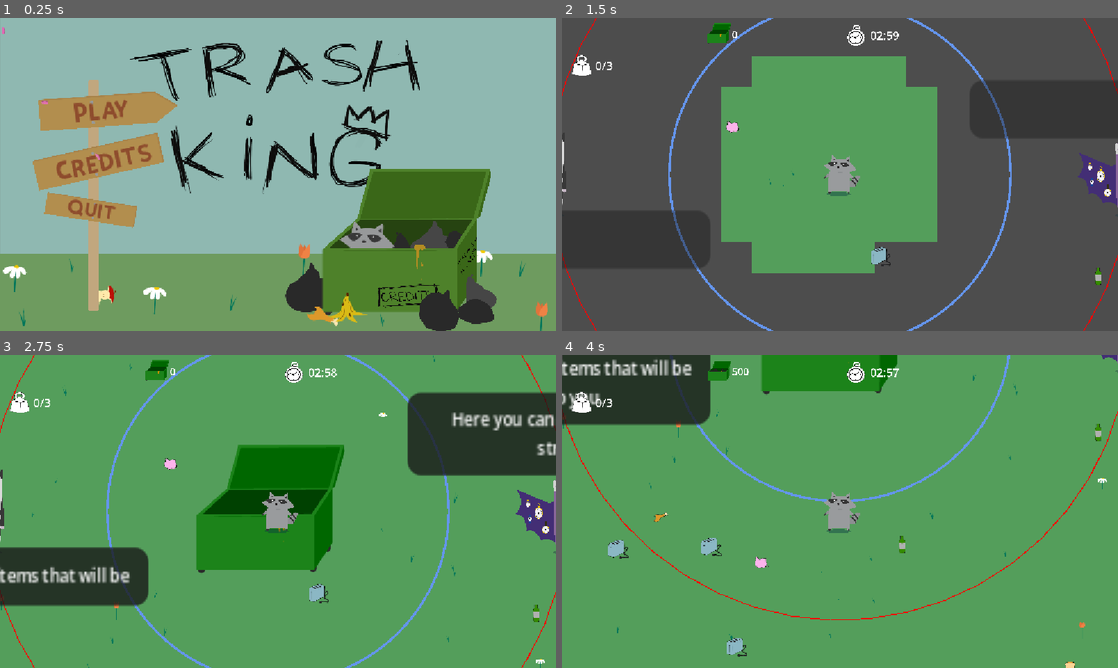
Above: before the commit, frames 1-4 (two rows, left to right).
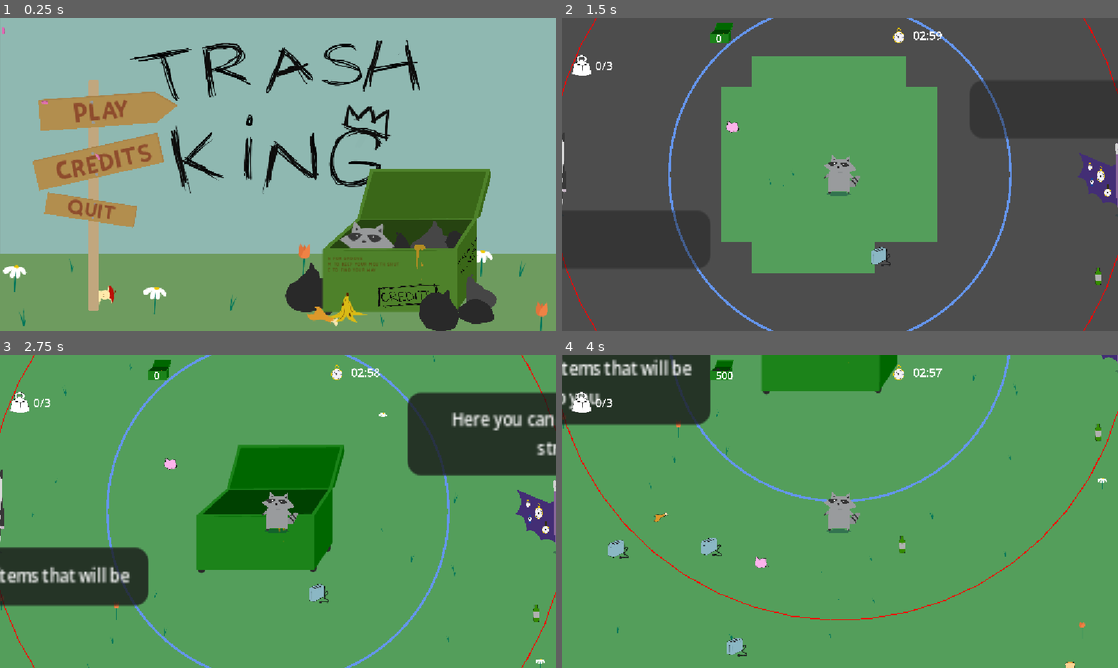
Above: after the commit, the same moments.

Repository: Lu-ni/upsi-jam-6
Game: Godot game, scene res://scenes/MainMenu.tscn
Same seed, same stepped clock (60 frames per second), same inputs: the game is played once before the commit and once after it. The engine's default icon, where the game draws it, is replaced by a stand-in: a white triangle on a blue panel in a dark square. Sound files missing from this copy of the repository are replaced by a short silence.
Inputs (mouse positions are in pixels of both pictures, inside the frame that each line leads up to):
- Up to frame 1 (0.25 s): no input
- Up to frame 2 (1.5 s): click "Credits" at 0.5 s; click "Play" at 1.25 s
- Up to frame 3 (2.75 s): tap Enter at 2 s; move the mouse to (400, 495) at 2.02 s; hold Right (shop_right) from 2.03 s (still down); tap N (next_track, bound only after the commit) at 2.1 s; tap Down (shop_buy) at 2.27 s
- Up to frame 4 (4 s): move the mouse to (728, 527) at 2.77 s; release Right (shop_right) at 2.78 s; hold S (ui_down) 2.78-3.53 s; tap E (petals) at 2.85 s; tap Down (shop_buy) at 3.02 s; tap N (next_track, bound only after the commit) at 3.05, 3.6 s; move the mouse to (895, 442) at 3.52 s; hold Right (shop_right) from 3.53 s (still down)

The runs differ from the first frame. In frame 1, less than 0.1% of the frame differs, in the area x 59-72%, y 76-82%; in frame 2, 0.4%; in frame 3, 0.4%; in frame 4, 0.5%, in the area x 26-69%, y 1-9%.

Commit message:
I NEED TO SLEEP

Diff:
--- a/globals/Manager.gd
+++ b/globals/Manager.gd
@@ -6,11 +6,26 @@
 var world: Node = null
 var pause_menu: Node = null
 var end_menu: Node = null
+var music: AudioStreamPlayer2D = null
+
+var mute: bool = false
+var track = 0
+var tracks: Array[String] = [
+	"res://assets/audio/music/Thief's groove.mp3",
+	"res://assets/audio/music/Goofy goober.mp3",
+	"res://assets/audio/music/Cheeky chase.mp3",
+	"res://assets/audio/music/Garbage groove.mp3",
+	"res://assets/audio/music/Racoon's play.mp3",
+]
 
 var initialized: bool = false
 
 func _process(delta: float) -> void:
 	if not initialized:
+		music = AudioStreamPlayer2D.new()
+		music.max_distance = 100000
+		get_tree().root.add_child(music)
+		music.finished.connect(play_next_track)
 		hud = load("res://scenes/HUD.tscn").instantiate()
 		end_menu = load("res://scenes/end_menu.tscn").instantiate()
 		get_tree().root.add_child(hud)
@@ -19,8 +34,15 @@
 		end_menu.visible = false
 		initialized = true
 		menu = get_tree().root.get_node("MainMenu")
+		play_next_track()
 	if Input.is_action_just_pressed("ui_cancel") and in_game:
 		go_to_end_menu()
+	if Input.is_action_just_pressed("next_track"):
+		play_next_track()
+	if Input.is_action_just_pressed("mute"):
+		mute = !mute
+		if mute: music.stop()
+		else: music.play()
 
 func _ready() -> void:
 	pass
@@ -66,3 +88,8 @@
 	PlayerInfo.max_inventory = BaseDataValues.base_max_inventory
 
 	Signals.inventory_updated.emit()
+
+func play_next_track():
+	track = (track + 1) % tracks.size()
+	music.stream = load(tracks[track])
+	music.play()
--- a/project.godot
+++ b/project.godot
@@ -93,3 +93,13 @@
 "events": [Object(InputEventKey,"resource_local_to_scene":false,"resource_name":"","device":-1,"window_id":0,"alt_press …(192 unchanged characters)…
 ]
 }
+next_track={
+"deadzone": 0.2,
+"events": [Object(InputEventKey,"resource_local_to_scene":false,"resource_name":"","device":-1,"window_id":0,"alt_pressed":false,"shift_pressed":false,"ctrl_pressed":false,"meta_pressed":false,"pressed":false,"keycode":0,"physical_keycode":78,"key_label":0,"unicode":110,"location":0,"echo":false,"script":null)
+]
+}
+mute={
+"deadzone": 0.2,
+"events": [Object(InputEventKey,"resource_local_to_scene":false,"resource_name":"","device":-1,"window_id":0,"alt_pressed":false,"shift_pressed":false,"ctrl_pressed":false,"meta_pressed":false,"pressed":false,"keycode":0,"physical_keycode":77,"key_label":0,"unicode":109,"location":0,"echo":false,"script":null)
+]
+}
--- a/scenes/HUD.tscn
+++ b/scenes/HUD.tscn
@@ -4,27 +4,27 @@
 [ext_resource type="Texture2D" uid="uid://t17t3iqkesbp" path="res://icon.svg" id="1_qpvh6"]
 [ext_resource type="Texture2D" uid="uid://c3xvahy864geu" path="res://assets/icons/pods.png" id="3_1etfg"]
 [ext_resource type="Texture2D" uid="uid://bjqu23rdcmm5g" path="res://assets/sprites/bin-sprite-sheet.png" id="4_nysna"]
-[ext_resource type="Texture2D" uid="uid://dvcvkmdpnf7gc" path="res://assets/icons/time.png" id="5_f6qnu"]
+[ext_resource type="Texture2D" uid="uid://dw6lj2fnwtmn0" path="res://assets/sprites/hub/clock2.png" id="5_nysna"]
 
 [node name="Hud" type="CanvasLayer" unique_id=1218645215]
 script = ExtResource("1_fls4u")
 
 [node name="ItemList" type="VBoxContainer" parent="." unique_id=1672027048]
-offset_left = 29.0
-offset_top = 142.0
-offset_right = 157.0
-offset_bottom = 1472.303
-scale = Vector2(0.33, 0.33)
+offset_left = 28.999998
+offset_top = 165.0
+offset_right = 120.0
+offset_bottom = 1488.303
 size_flags_stretch_ratio = 0.0
 
 [node name="TextureRect2" type="TextureRect" parent="ItemList" unique_id=1341948677]
 layout_mode = 2
 texture = ExtResource("1_qpvh6")
-stretch_mode = 2
+expand_mode = 2
 
 [node name="TextureRect" type="TextureRect" parent="ItemList" unique_id=1478821820]
 layout_mode = 2
 texture = ExtResource("1_qpvh6")
+expand_mode = 2
 
 [node name="Weight" type="Sprite2D" parent="." unique_id=880909006]
 position = Vector2(41.000004, 99.00001)
@@ -40,7 +40,7 @@
 text = "0"
 
 [node name="Value" type="Sprite2D" parent="." unique_id=1959881150]
-position = Vector2(328, 33)
+position = Vector2(333, 32)
 scale = Vector2(0.16, 0.16)
 texture = ExtResource("4_nysna")
 hframes = 4
@@ -48,17 +48,17 @@
 frame = 3
 
 [node name="Label" type="Label" parent="Value" unique_id=205730385]
-offset_left = 149.99954
-offset_top = -81.25
-offset_right = 1199.9995
-offset_bottom = 94.75
+offset_left = -87.50006
+offset_top = -25.0
+offset_right = 962.49994
+offset_bottom = 151.0
 theme_override_font_sizes/font_size = 129
 text = "0"
 
 [node name="Time" type="Sprite2D" parent="." unique_id=1727786038]
-position = Vector2(609.00006, 36)
+position = Vector2(698.00006, 36)
 scale = Vector2(0.255, 0.255)
-texture = ExtResource("5_f6qnu")
+texture = ExtResource("5_nysna")
 
 [node name="Label" type="Label" parent="Time" unique_id=687337136]
 offset_left = 116.12904
--- a/scenes/MainMenu.tscn
+++ b/scenes/MainMenu.tscn
@@ -151,48 +151,6 @@
 theme_override_font_sizes/font_size = 41
 text = "Play"
 
-[node name="Credits" type="Button" parent="." unique_id=822284143]
-anchors_preset = 8
-anchor_left = 0.5
-anchor_top = 0.5
-anchor_right = 0.5
-anchor_bottom = 0.5
-offset_left = 66.0
-offset_top = 255.99997
-offset_right = 349.6169
-offset_bottom = 338.61008
-grow_horizontal = 2
-grow_vertical = 2
-rotation = -0.17802358
-theme_override_styles/normal = SubResource("StyleBoxFlat_7la6k")
-theme_override_styles/normal_mirrored = SubResource("StyleBoxFlat_7la6k")
-theme_override_styles/pressed = SubResource("StyleBoxFlat_7la6k")
-theme_override_styles/pressed_mirrored = SubResource("StyleBoxFlat_7la6k")
-theme_override_styles/hover = SubResource("StyleBoxFlat_7la6k")
-theme_override_styles/hover_mirrored = SubResource("StyleBoxFlat_7la6k")
-theme_override_styles/hover_pressed = SubResource("StyleBoxFlat_7la6k")
-theme_override_styles/hover_pressed_mirrored = SubResource("StyleBoxFlat_7la6k")
-theme_override_styles/disabled = SubResource("StyleBoxFlat_7la6k")
-theme_override_styles/disabled_mirrored = SubResource("StyleBoxFlat_7la6k")
-theme_override_styles/focus = SubResource("StyleBoxFlat_7la6k")
-icon = ExtResource("7_l4mxc")
-expand_icon = true
-script = ExtResource("12_duata")
-fall_distance = 400.0
-fall_time = 0.5
-
-[node name="Label" type="Label" parent="Credits" unique_id=2105997182]
-layout_mode = 0
-offset_left = 46.29811
-offset_top = 30.683657
-offset_right = 250.29811
-offset_bottom = 72.683655
-rotation = -0.04363323
-theme_override_colors/font_color = Color(0.55621684, 0.2990823, 0.17730615, 1)
-theme_override_fonts/font = ExtResource("8_viowm")
-theme_override_font_sizes/font_size = 41
-text = "Credits"
-
 [node name="Quit" type="Button" parent="." unique_id=398890271]
 anchors_preset = 8
 anchor_left = 0.5
@@ -236,6 +194,48 @@
 theme_override_font_sizes/font_size = 32
 text = "Quit"
 
+[node name="Credits" type="Button" parent="." unique_id=822284143]
+anchors_preset = 8
+anchor_left = 0.5
+anchor_top = 0.5
+anchor_right = 0.5
+anchor_bottom = 0.5
+offset_left = 66.0
+offset_top = 255.99997
+offset_right = 349.6169
+offset_bottom = 338.61008
+grow_horizontal = 2
+grow_vertical = 2
+rotation = -0.17802358
+theme_override_styles/normal = SubResource("StyleBoxFlat_7la6k")
+theme_override_styles/normal_mirrored = SubResource("StyleBoxFlat_7la6k")
+theme_override_styles/pressed = SubResource("StyleBoxFlat_7la6k")
+theme_override_styles/pressed_mirrored = SubResource("StyleBoxFlat_7la6k")
+theme_override_styles/hover = SubResource("StyleBoxFlat_7la6k")
+theme_override_styles/hover_mirrored = SubResource("StyleBoxFlat_7la6k")
+theme_override_styles/hover_pressed = SubResource("StyleBoxFlat_7la6k")
+theme_override_styles/hover_pressed_mirrored = SubResource("StyleBoxFlat_7la6k")
+theme_override_styles/disabled = SubResource("StyleBoxFlat_7la6k")
+theme_override_styles/disabled_mirrored = SubResource("StyleBoxFlat_7la6k")
+theme_override_styles/focus = SubResource("StyleBoxFlat_7la6k")
+icon = ExtResource("7_l4mxc")
+expand_icon = true
+script = ExtResource("12_duata")
+fall_distance = 400.0
+fall_time = 0.5
+
+[node name="Label" type="Label" parent="Credits" unique_id=2105997182]
+layout_mode = 0
+offset_left = 46.29811
+offset_top = 30.683657
+offset_right = 250.29811
+offset_bottom = 72.683655
+rotation = -0.04363323
+theme_override_colors/font_color = Color(0.55621684, 0.2990823, 0.17730615, 1)
+theme_override_fonts/font = ExtResource("8_viowm")
+theme_override_font_sizes/font_size = 41
+text = "Credits"
+
 [node name="Tulip2" parent="." unique_id=746206440 instance=ExtResource("22_yovvs")]
 position = Vector2(628, 508)
 texture = ExtResource("25_os5dr")
@@ -348,3 +348,17 @@
 [node name="BananaPeal" type="Sprite2D" parent="." unique_id=1828838957]
 position = Vector2(722, 600)
 texture = ExtResource("33_c3y1w")
+
+[node name="AudioStreamPlayer2D" type="AudioStreamPlayer2D" parent="." unique_id=1296543148]
+
+[node name="Info" type="Label" parent="." unique_id=854309725]
+offset_left = 679.0
+offset_top = 494.0
+offset_right = 810.0
+offset_bottom = 524.0
+theme_override_colors/font_color = Color(0.36194757, 0.1996446, 0.016974224, 0.5882353)
+theme_override_fonts/font = ExtResource("8_viowm")
+theme_override_font_sizes/font_size = 8
+text = "n for groove
+m to keep your mouth shut
+e to find your way"
--- a/scenes/hud_item.tscn
+++ b/scenes/hud_item.tscn
@@ -3,18 +3,20 @@
 [ext_resource type="Texture2D" uid="uid://t17t3iqkesbp" path="res://icon.svg" id="1_wgrwe"]
 
 [node name="Node2D" type="TextureRect" unique_id=2064405527]
-offset_right = 128.0
-offset_bottom = 128.0
+offset_left = -1.0
+offset_right = 199.0
+offset_bottom = 200.0
 texture = ExtResource("1_wgrwe")
+expand_mode = 4
 
 [node name="Label" type="Label" parent="." unique_id=1547559381]
 layout_mode = 0
-offset_left = 98.0
-offset_top = 91.0
-offset_right = 160.0
-offset_bottom = 159.0
+offset_left = 32.0
+offset_top = 19.0
+offset_right = 94.0
+offset_bottom = 97.0
 theme_override_constants/outline_size = 11
-theme_override_font_sizes/font_size = 57
+theme_override_font_sizes/font_size = 38
 text = "2"
 horizontal_alignment = 1
 vertical_alignment = 1
Not shown, added: assets/audio/music/Cheeky chase.mp3.import
Not shown, added: assets/audio/music/Garbage groove.mp3.import
Not shown, added: assets/audio/music/Goofy goober.mp3.import
Not shown, added: assets/audio/music/Racoon's play.mp3.import
Not shown, added: assets/audio/music/Thief's groove.mp3.import
Not shown, added: assets/audio/music/Cheeky chase.mp3
Not shown, added: assets/audio/music/Garbage groove.mp3
Not shown, added: assets/audio/music/Goofy goober.mp3
Not shown, added: assets/audio/music/Racoon's play.mp3
Not shown, added: assets/audio/music/Thief's groove.mp3
